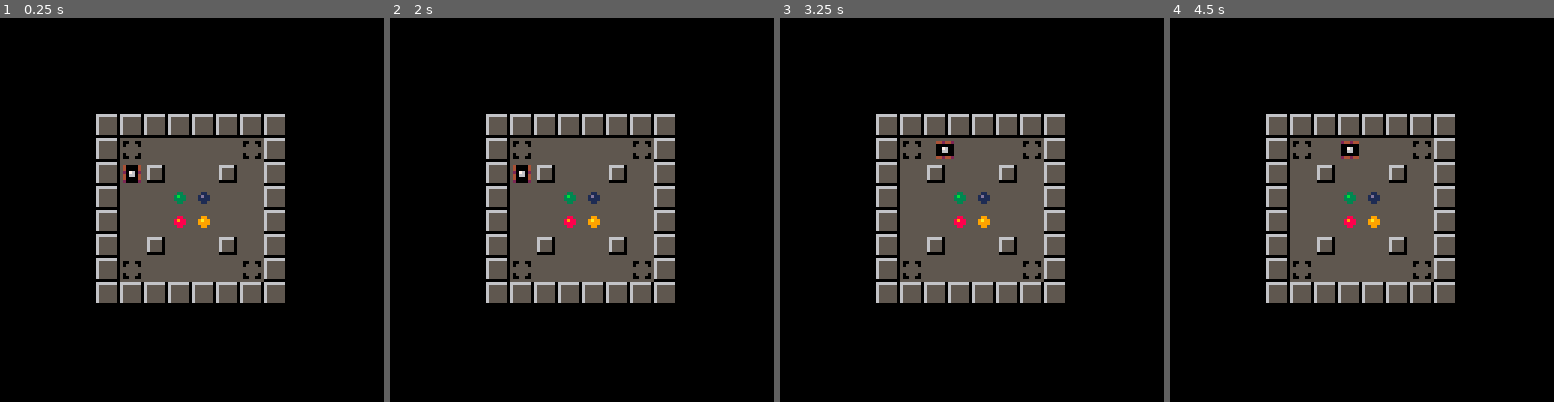
Above: before the commit, frames 1-4 (left to right).
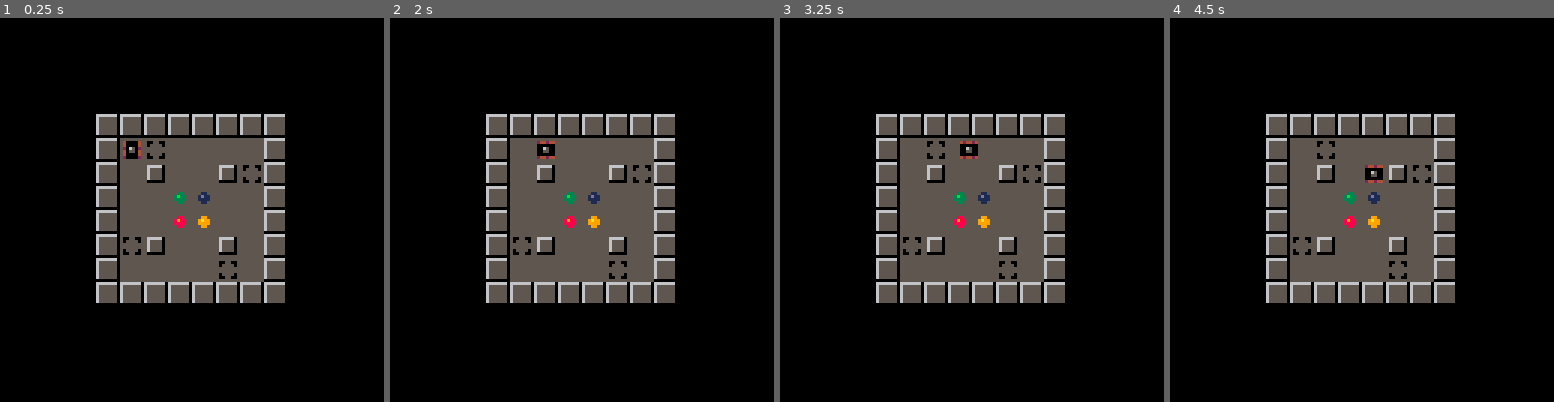
Above: after the commit, the same moments.

Repository: erwinbonsma/SokoBubbleP8
Game: PICO-8 cartridge sokububble.p8
Two runs of this game, one before a commit and one after it. Both use one fixed random seed, a clock stepped at 60 frames per second and the inputs below.
Inputs:
- Up to frame 1 (0.25 s): no input
- Up to frame 2 (2 s): tap X (X key) at 0.33, 1.07, 1.85 s; hold Right from 1.6 s (still down)
- Up to frame 3 (3.25 s): release Right at 2.1 s; hold Up 2.15-2.42 s; hold Right 2.47-3.03 s; tap X (X key) at 2.97 s; hold Left from 3.08 s (still down)
- Up to frame 4 (4.5 s): release Left at 3.58 s; hold Down 3.63-3.97 s; hold Right from 4.02 s (still down); tap X (X key) at 4.08 s

The runs differ from the first frame. In frame 1, 0.9% of the frame differs, in the area x 32-68%, y 32-68%; in frame 2, 0.9%; in frame 3, 1.0%; in frame 4, 1.0%.

Commit message:
Tweak colors

Diff:
--- a/sokububble.p8
+++ b/sokububble.p8
@@ -8,7 +8,7 @@
 },{
  name="intro 2",
  mapdef={7,0,8,8},
- ini_view=1
+ ini_view=0
 }}
 
 --sprite flags
@@ -19,6 +19,7 @@
 flag_bub=4
 
 colors={9,8,3,1}
+colors[0]=0
 
 function delta_rot(r1,r2)
  local d=r2-r1
@@ -432,9 +433,8 @@
 
  if (
   self.retry_cnt==0
-  and state.view!=0
  ) then
-  pal(15,colors[state.view])
+  pal(1,colors[state.view])
  end
  spr(
   si,
@@ -648,20 +648,20 @@
 00000000000000000000000000000000000000000000000000000000000000000000000000000000000000000000000000000000000000000000000000000000
 00000000000000000000000000000000000000000000000000000000000000000000000000000000000000000000000000000000000000000000000000000000
 00000000000000000000000000040000000040000000000000000000000000000000000000000000000000000000000000000000000000000000000000000000
-04ffff4004ffff4002ffff20004fff000024ff000000000000000000000000000000000000000000000000000000000000000000000000000000000000000000
-04ffff4002ffff2004ffff4002fffff004fffff00000000000000000000000000000000000000000000000000000000000000000000000000000000000000000
-02f76f2004f76f4004f76f4004f76ff44ff76ff00000000000000000000000000000000000000000000000000000000000000000000000000000000000000000
-04f66f4004f66f4002f66f204ff66f400ff66ff40000000000000000000000000000000000000000000000000000000000000000000000000000000000000000
-04ffff4002ffff2004ffff400fffff200fffff400000000000000000000000000000000000000000000000000000000000000000000000000000000000000000
-02ffff2004ffff4004ffff4000fff40000ff42000000000000000000000000000000000000000000000000000000000000000000000000000000000000000000
+04111140041111400211112000411100002411000000000000000000000000000000000000000000000000000000000000000000000000000000000000000000
+04111140021111200411114002111110041111100000000000000000000000000000000000000000000000000000000000000000000000000000000000000000
+02165120041651400416514004165114411651100000000000000000000000000000000000000000000000000000000000000000000000000000000000000000
+04155140041551400215512041155140011551140000000000000000000000000000000000000000000000000000000000000000000000000000000000000000
+04111140021111200411114001111120011111400000000000000000000000000000000000000000000000000000000000000000000000000000000000000000
+02111120041111400411114000111400001142000000000000000000000000000000000000000000000000000000000000000000000000000000000000000000
 00000000000000000000000000004000000400000000000000000000000000000000000000000000000000000000000000000000000000000000000000000000
 00000000000000000000000000040000000040000000000000000000000000000000000000000000000000000000000000000000000000000000000000000000
-04424420042442400244244000ff420000fff4000000000000000000000000000000000000000000000000000000000000000000000000000000000000000000
-0ffffff00ffffff00ffffff00fffff400fffff200000000000000000000000000000000000000000000000000000000000000000000000000000000000000000
-0ff76ff00ff76ff00ff76ff00ff76ff44ff76f400000000000000000000000000000000000000000000000000000000000000000000000000000000000000000
-0ff66ff00ff66ff00ff66ff04ff66ff004f66ff40000000000000000000000000000000000000000000000000000000000000000000000000000000000000000
-0ffffff00ffffff00ffffff004fffff002fffff00000000000000000000000000000000000000000000000000000000000000000000000000000000000000000
-0442442004244240024424400024ff00004fff000000000000000000000000000000000000000000000000000000000000000000000000000000000000000000
+04424420042442400244244000114200001114000000000000000000000000000000000000000000000000000000000000000000000000000000000000000000
+01111110011111100111111001111140011111200000000000000000000000000000000000000000000000000000000000000000000000000000000000000000
+01165110011651100116511001165114411651400000000000000000000000000000000000000000000000000000000000000000000000000000000000000000
+01155110011551100115511041155110041551140000000000000000000000000000000000000000000000000000000000000000000000000000000000000000
+01111110011111100111111004111110021111100000000000000000000000000000000000000000000000000000000000000000000000000000000000000000
+04424420042442400244244000241100004111000000000000000000000000000000000000000000000000000000000000000000000000000000000000000000
 00000000000000000000000000004000000400000000000000000000000000000000000000000000000000000000000000000000000000000000000000000000
 6666666f000000000000000000000000000000000000000000000000000000000000000000000000000000000000000000000000000000000000000000000000
 6555555f066666f00000000000000000000000000000000000000000000000000000000000000000000000000000000000000000000000000000000000000000
@@ -672,12 +672,12 @@
 6555555f0ffffff00000000000000000000000000000000000000000000000000000000000000000000000000000000000000000000000000000000000000000
 ffffffff000000000000000000000000000000000000000000000000000000000000000000000000000000000000000000000000000000000000000000000000
 00000000000000000000000000000000000000000000000000000000000000000000000000000000000000000000000000000000000000000000000000000000
-0aaaaa40099999900999999009999990099999900990099000000000044004400660066009900990088008800330033001100110066006600000000000000000
-0a999940090000900900009009000090090000900900009000099000040990400609906009099090080990800309903001099010060000600000000000000000
+0aaaaa40099999900999999009999990099999900990099000000000044004400660066009900990088008800330033001100110077007700000000000000000
+0a999940090000900900009009000090090000900900009000099000040990400609906009099090080990800309903001099010070000700000000000000000
 0a9999400909909009088090090330900901109000000000009a9900009a9900009a9900009a9900009a9900009a9900009a9900000000000000000000000000
 0a999940090990900908809009033090090110900000000000999900009999000099990000999900009999000099990000999900000000000000000000000000
-0a999940090000900900009009000090090000900900009000099000040990400609906009099090080990800309903001099010060000600000000000000000
-04444440099999900999999009999990099999900990099000000000044004400660066009900990088008800330033001100110066006600000000000000000
+0a999940090000900900009009000090090000900900009000099000040990400609906009099090080990800309903001099010070000700000000000000000
+04444440099999900999999009999990099999900990099000000000044004400660066009900990088008800330033001100110077007700000000000000000
 00000000000000000000000000000000000000000000000000000000000000000000000000000000000000000000000000000000000000000000000000000000
 00000000000000000000000000000000000000000000000000000000000000000000000000000000000000000000000000000000000000000000000000000000
 0eeeee200888888008888880088888800888888008800880000000000440044006600660099009900880088003300330011001100ff00ff00000000000000000
@@ -707,12 +707,12 @@
 0000000000000000000000000000000000000000000000000000000000000000000000000000000000000000000000000000000000000000000000000000000000000000000000000000000000000000000000000000000000000000000000000000000000000000000000000000000000000000000000000000000000000000
 __map__
 3030303030303030303030303030300000000000000000000000000000000000000000000000000000000000000000000000000000000000000000000000000000000000000000000000000000000000000000000000000000000000000000000000000000000000000000000000000000000000000000000000000000000000
-3075000000004530100000000000300000000000000000000000000000000000000000000000000000000000000000000000000000000000000000000000000000000000000000000000000000000000000000000000000000000000000000000000000000000000000000000000000000000000000000000000000000000000
-3010400000500030000000000000300000000000000000000000000000000000000000000000000000000000000000000000000000000000000000000000000000000000000000000000000000000000000000000000000000000000000000000000000000000000000000000000000000000000000000000000000000000000
+3010750000000030100000000000300000000000000000000000000000000000000000000000000000000000000000000000000000000000000000000000000000000000000000000000000000000000000000000000000000000000000000000000000000000000000000000000000000000000000000000000000000000000
+3000400000504530000000000000300000000000000000000000000000000000000000000000000000000000000000000000000000000000000000000000000000000000000000000000000000000000000000000000000000000000000000000000000000000000000000000000000000000000000000000000000000000000
 3000006676000030000050006031300000000000000000000000000000000000000000000000000000000000000000000000000000000000000000000000000000000000000000000000000000000000000000000000000000000000000000000000000000000000000000000000000000000000000000000000000000000000
 3000005646000030000060000000300000000000000000000000000000000000000000000000000000000000000000000000000000000000000000000000000000000000000000000000000000000000000000000000000000000000000000000000000000000000000000000000000000000000000000000000000000000000
-3000700000600030000053006555300000000000000000000000000000000000000000000000000000000000000000000000000000000000000000000000000000000000000000000000000000000000000000000000000000000000000000000000000000000000000000000000000000000000000000000000000000000000
-3065000000005530560031005565300000000000000000000000000000000000000000000000000000000000000000000000000000000000000000000000000000000000000000000000000000000000000000000000000000000000000000000000000000000000000000000000000000000000000000000000000000000000
+3065700000600030000053006555300000000000000000000000000000000000000000000000000000000000000000000000000000000000000000000000000000000000000000000000000000000000000000000000000000000000000000000000000000000000000000000000000000000000000000000000000000000000
+3000000000550030560031005565300000000000000000000000000000000000000000000000000000000000000000000000000000000000000000000000000000000000000000000000000000000000000000000000000000000000000000000000000000000000000000000000000000000000000000000000000000000000
 3030303030303030303030303030300000000000000000000000000000000000000000000000000000000000000000000000000000000000000000000000000000000000000000000000000000000000000000000000000000000000000000000000000000000000000000000000000000000000000000000000000000000000
 
 
